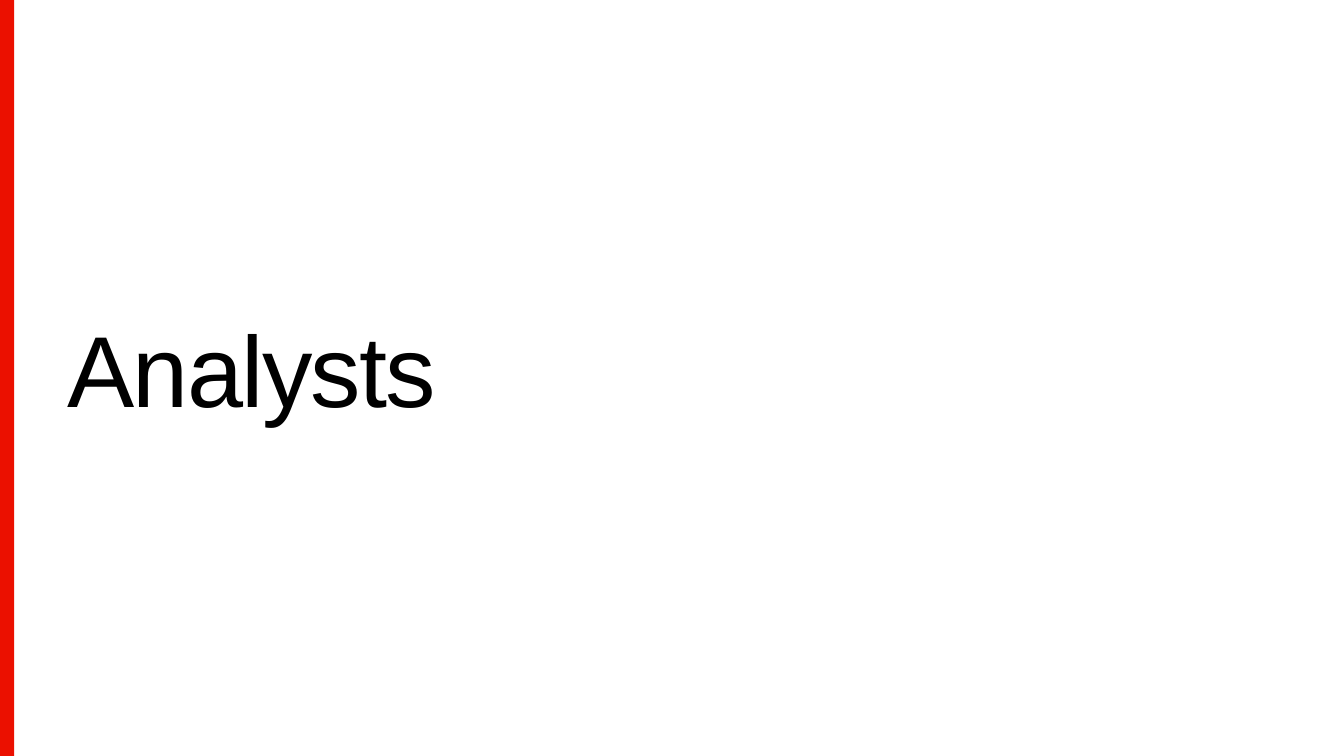
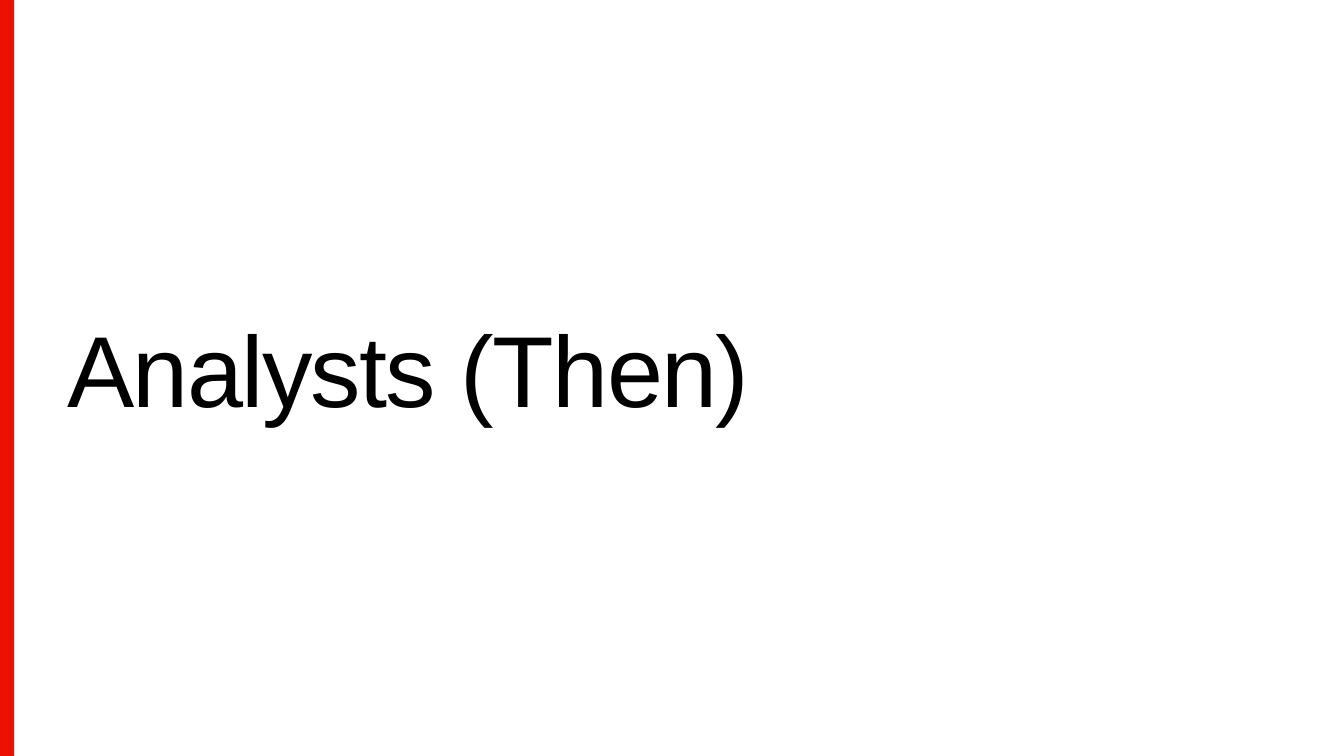
Before and after one commit to sean-parent/sean-parent.github.io, a slide deck: slide 7 of presentations/2025-04-28-are-we-there-yet/2024-04-28-are-we-there-yet.pptx (slide 8 before the commit). Drawn at 1344x756 pixels with LibreOffice and Linux fonts; fonts in the diff are those of the drawing. Boxes give left, top, right and bottom in pixels: in the first picture for what was removed or moved away, otherwise in the second. Text is boxed around its words. In the diff, an @@ line names an element or a change of style, - is before the commit and + after.

```diff
--- a/presentations/2025-04-28-are-we-there-yet/2024-04-28-are-we-there-yet.pptx
+++ b/presentations/2025-04-28-are-we-there-yet/2024-04-28-are-we-there-yet.pptx
@@ title at [67, 334, 749, 425]: text changed @@
-Analysts
+Analysts (Then)
```
Also in this commit, not shown: 5 other slides changed, 25 slides added, 1 slide removed, 8 other files.
